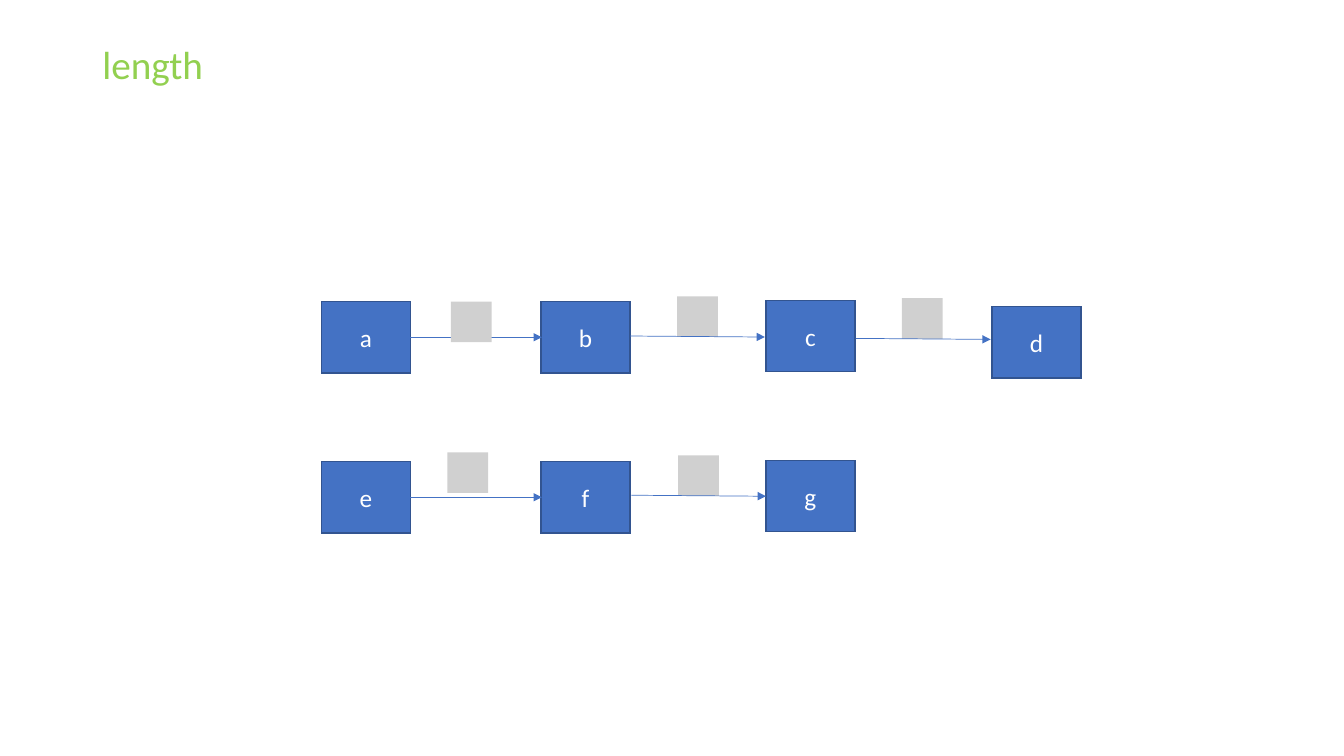
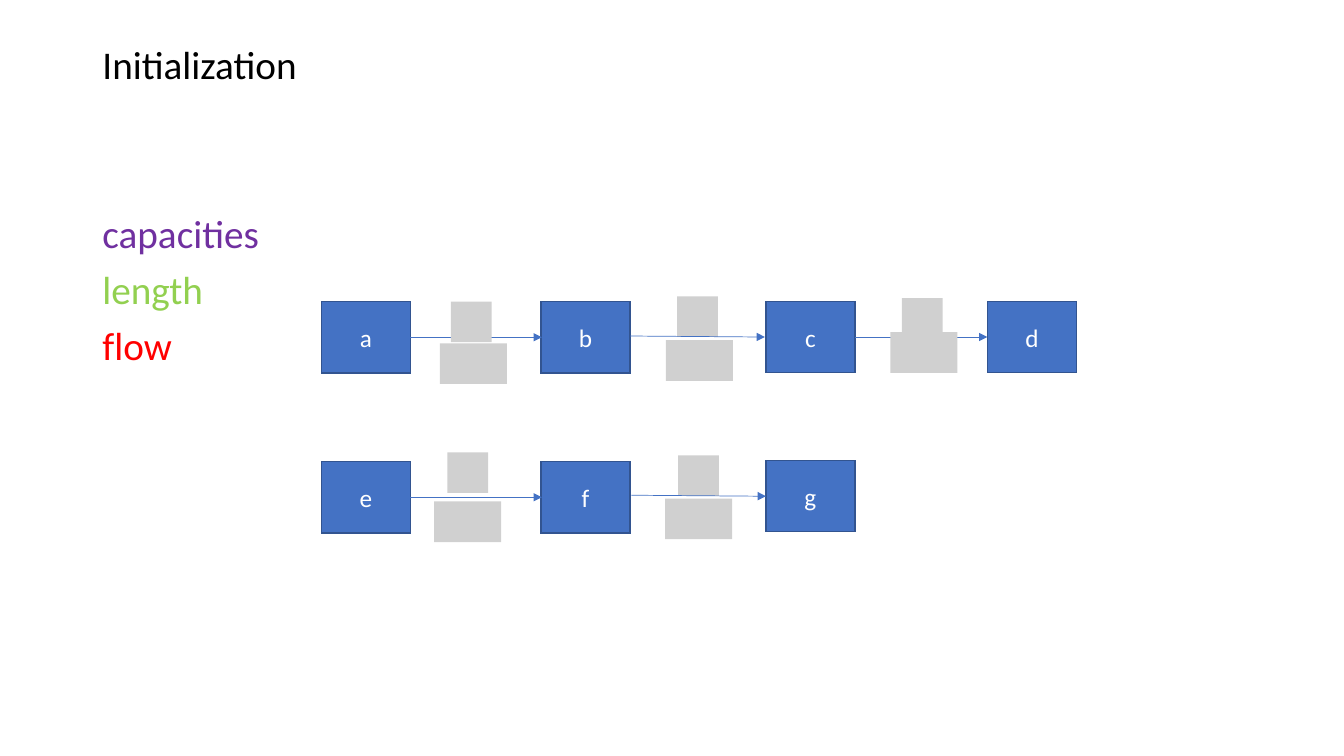
Before and after one commit to Speedphil544/Vortrag, a slide deck: slide 21 of MMCFP.pptx (slide 9 before the commit). Drawn at 1344x756 pixels with LibreOffice and Linux fonts; fonts in the diff are those of the drawing; grey boxes stand for pictures. Boxes give left, top, right and bottom in pixels: in the first picture for what was removed or moved away, otherwise in the second. Text is boxed around its words. In the diff, an @@ line names an element or a change of style, - is before the commit and + after.

```diff
--- a/MMCFP.pptx
+++ b/MMCFP.pptx
@@ text at (102, 51, 296, 255): paragraphs added @@
+Initialization
+capacities
@@ rectangle "d": place and size @@
-rectangle "d" at (992, 307, 1081, 378)
+rectangle "d" at (988, 301, 1077, 373)
@@ text at (102, 332, 171, 361): paragraph added @@
+flow
@@ picture added at (440, 344, 506, 384) @@
@@ picture added at (666, 341, 733, 381) @@
@@ arrow moved from (856, 339) - (991, 340) to (855, 337) - (988, 337) @@
@@ picture added at (890, 333, 957, 373) @@
@@ picture added at (435, 502, 501, 542) @@
@@ picture added at (665, 499, 732, 539) @@
```
Also in this commit, not shown: 7 other slides changed, 11 slides added.
